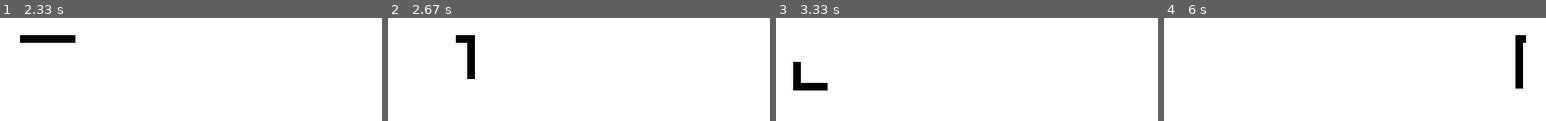
Above: before the commit, frames 1-4 (left to right).
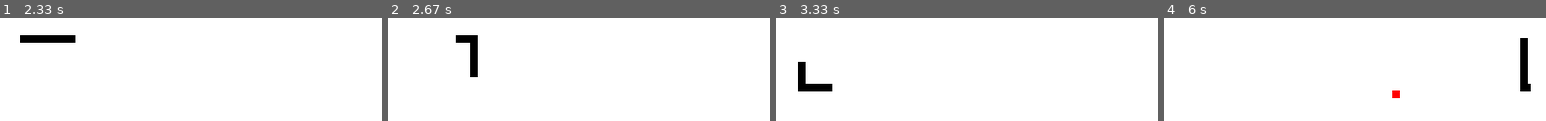
Above: after the commit, the same moments.

Repository: sircharm/Snake_pygame
Game: pygame game, started from snake.py
Two runs of this game, one before a commit and one after it. Both use one fixed random seed, a clock stepped at 60 frames per second and the inputs below.
Inputs:
- Up to frame 1 (2.33 s): hold W 0.83-1.3 s; hold D 1.33-1.8 s
- Up to frame 2 (2.67 s): hold S from 2.4 s (still down)
- Up to frame 3 (3.33 s): release S at 2.7 s; hold A 2.73-3.13 s; hold W from 3.17 s (still down)
- Up to frame 4 (6 s): release W at 3.53 s; hold D 3.57-4.2 s; hold S 4.23-4.6 s; hold A 4.63-5.1 s; hold D 5.13-5.6 s; hold W 5.63-5.93 s; hold D from 5.97 s (still down)

Frame 1 is identical in both runs. In frame 2, 0.6% of the frame differs, in the area x 20-24%, y 16-60%; in frame 3, 0.8%; in frame 4, 1.5%, in the area x 59-96%, y 16-78%.

Commit message:
Update snake.py
Implemented the apple spawn, score, etc.

Diff:
--- a/snake.py
+++ b/snake.py
@@ -58,26 +58,32 @@
 pygame.init()
 screen = pygame.display.set_mode((screen_width, screen_height))
 last_direction_change = pygame.time.get_ticks()
+apple_timer = pygame.time.get_ticks()
 clock = pygame.time.Clock()
 running = True
 dt = 0
 
 #making the snake a bunch of squares for now
 square_size = 8
+difficulty = 1.0
+difficulty_timer = pygame.time.get_ticks()
+raise_difficult_time = 3000
 
 #base snake values
-base_snake_speed = 75
+base_snake_speed = 75 * difficulty
 base_snake_size = 40
-base_change_direction_delay = 10
+base_change_direction_delay = 70
 
 #basic attributes
 player_pos = pygame.Vector2(screen.get_width() / 2, screen.get_height() / 2)
 snake_speed = base_snake_speed
 snake_size = base_snake_size
-snake_segments = []
+snake_segments = [pygame.Rect((player_pos.x, player_pos.y, square_size, square_size))]
 ignored_segments = 19
 snake_color = [0, 0, 0]
 change_direction_delay = base_change_direction_delay
+apple_list = []
+apple_spawn_time = 5000
 score = 0
 
 #logic for the snake picking a side and starting to move
@@ -106,6 +112,9 @@
 
     keys = pygame.key.get_pressed()
 
+    for apple in apple_list:
+        pygame.draw.rect(screen, (255, 0, 0), apple)
+
     for i in range(2):
         #draws the snake on screen and updates the list of segments
         snake_draw(snake_segments)
@@ -115,10 +124,24 @@
 
         #checks for collisions and restes the game if there is one
         if snake_segments[0].collidelist(snake_segments[ignored_segments:]) >= 0:
-            snake_speed, snake_size, snake_segments = base_snake_speed, base_snake_size, []
+            player_pos = pygame.Vector2(screen.get_width() / 2, screen.get_height() / 2)
+            snake_speed, snake_size, snake_segments = base_snake_speed, base_snake_size, [pygame.Rect((player_pos.x, player_pos.y, square_size, square_size))]
             radial_velocity = radial_choice[random.randint(0, 3)]
-            player_pos = pygame.Vector2(screen.get_width() / 2, screen.get_height() / 2)
             score = 0
+            apple_list = []
+
+        #checks for collision with apples
+        for index, apple in enumerate(apple_list):
+            if snake_segments[0].colliderect(apple):
+
+                score += round(10 * difficulty)
+                snake_speed += 10 * difficulty
+                snake_size += round(20 * difficulty)
+
+                print(f"Score: {score}\nDifficulty: {difficulty}")
+                apple_list.pop(index)
+                break
+
 
         #changes direction if the player pressed the movement keys
         #this algo checks if the snake didn't just change direction
@@ -127,6 +150,24 @@
         if pygame.time.get_ticks() - last_direction_change > change_direction_delay:
             last_direction_change, radial_velocity = pygame.time.get_ticks(), snake_change_direction()
 
+    if pygame.time.get_ticks() - difficulty_timer > raise_difficult_time:
+        difficulty += 0.02
+        difficulty_timer = pygame.time.get_ticks()
+
+    if pygame.time.get_ticks() - apple_timer > apple_spawn_time:
+        while True:
+            temp_apple = pygame.Rect((random.randint(10, screen_width - 10),
+                                     random.randint(10, screen_height - 10),
+                                     square_size, square_size))
+
+            if temp_apple.collidelist(snake_segments) == -1:
+                break
+
+        apple_list.append(temp_apple)
+
+        apple_timer = pygame.time.get_ticks()
+
+
     #this is needed to actually load and display the graphics
     pygame.display.flip()
 
